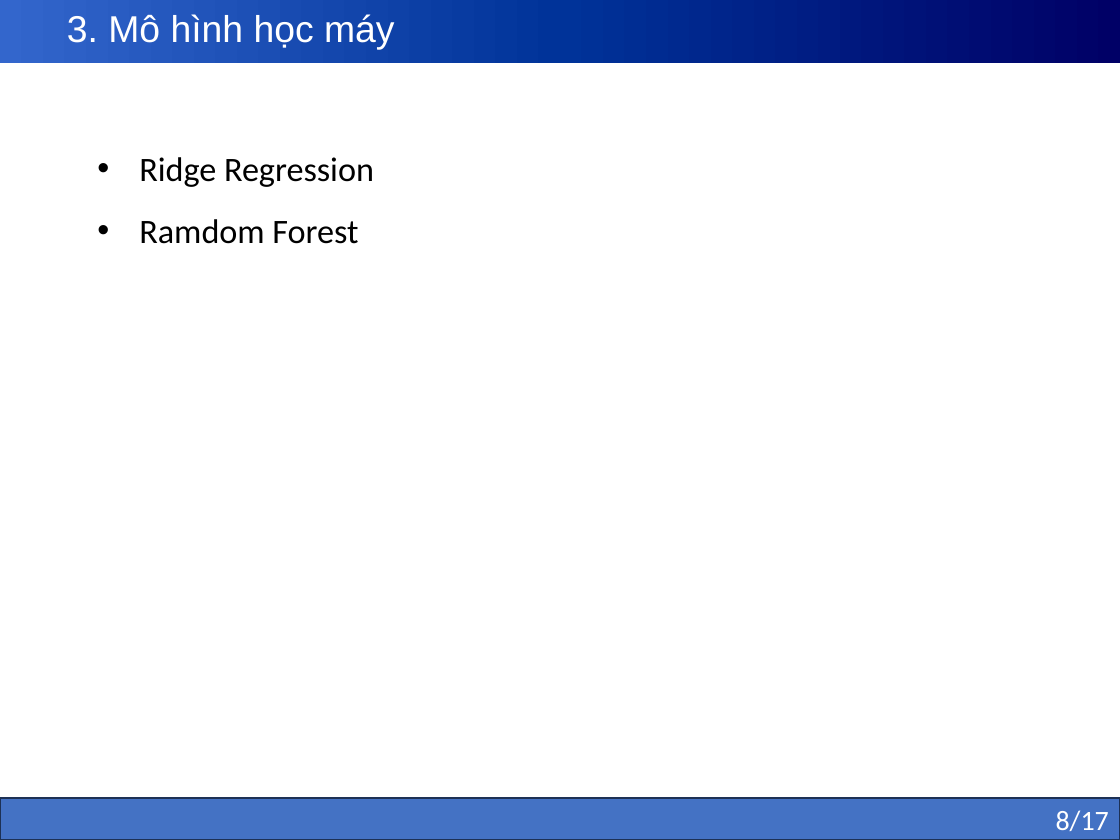
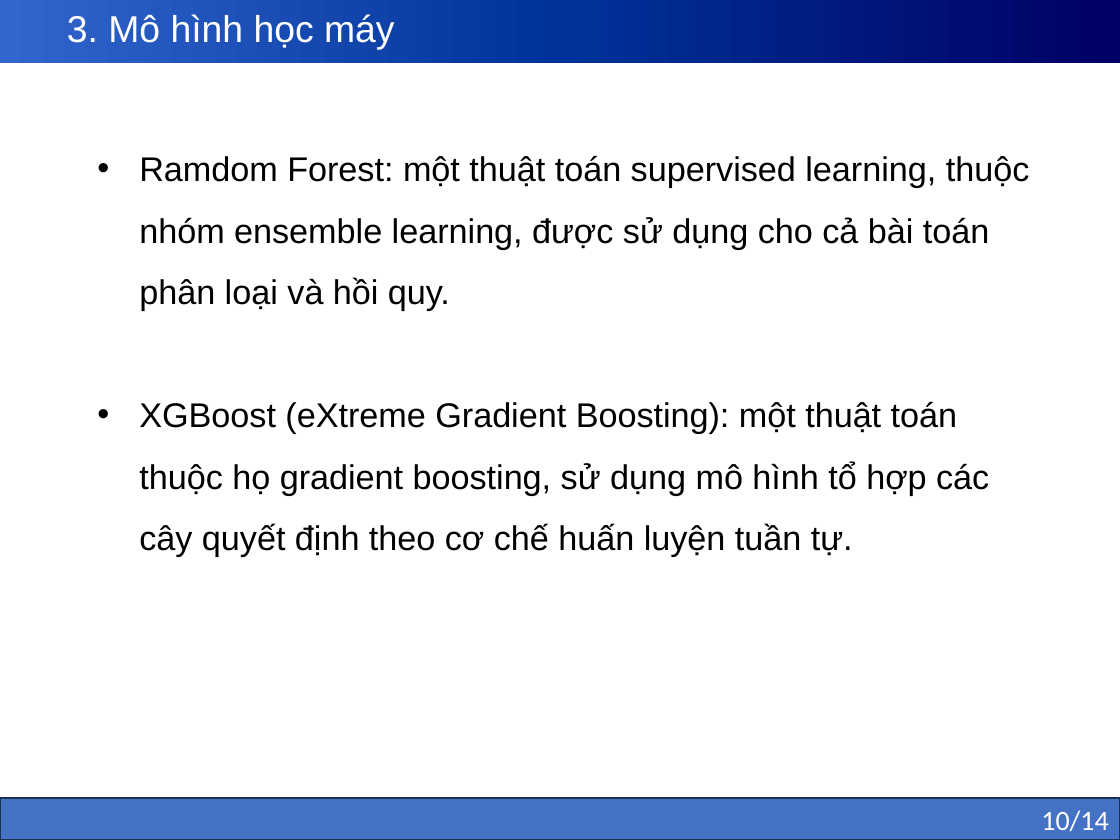
Before and after one commit to kly1906/12423030_MLproject, a slide deck: slide 10 of slides/baocaoML.pptx (slide 9 before the commit). Drawn at 1120x840 pixels with LibreOffice and Linux fonts; fonts in the diff are those of the drawing. Boxes give left, top, right and bottom in pixels: in the first picture for what was removed or moved away, otherwise in the second. Text is boxed around its words. In the diff, an @@ line names an element or a change of style, - is before the commit and + after.

```diff
--- a/slides/baocaoML.pptx
+++ b/slides/baocaoML.pptx
@@ text at bbox=[139, 155, 1030, 557]: text changed; font Calibri to Arial @@
-• Ridge Regression
-• Ramdom Forest
+• Ramdom Forest: một thuật toán supervised learning, thuộc nhóm ensemble learning, được sử dụng cho cả bài toán phân loại và hồi quy.
+• XGBoost (eXtreme Gradient Boosting): một thuật toán thuộc họ gradient boosting, sử dụng mô hình tổ hợp các cây quyết định theo cơ chế huấn luyện tuần tự.
@@ text in rectangle at bbox=[1041, 810, 1108, 831]: text changed @@
-8/17
+10/14
```
Also in this commit, not shown: 8 other slides changed, 4 slides added, 9 slides removed, 2 other files.
